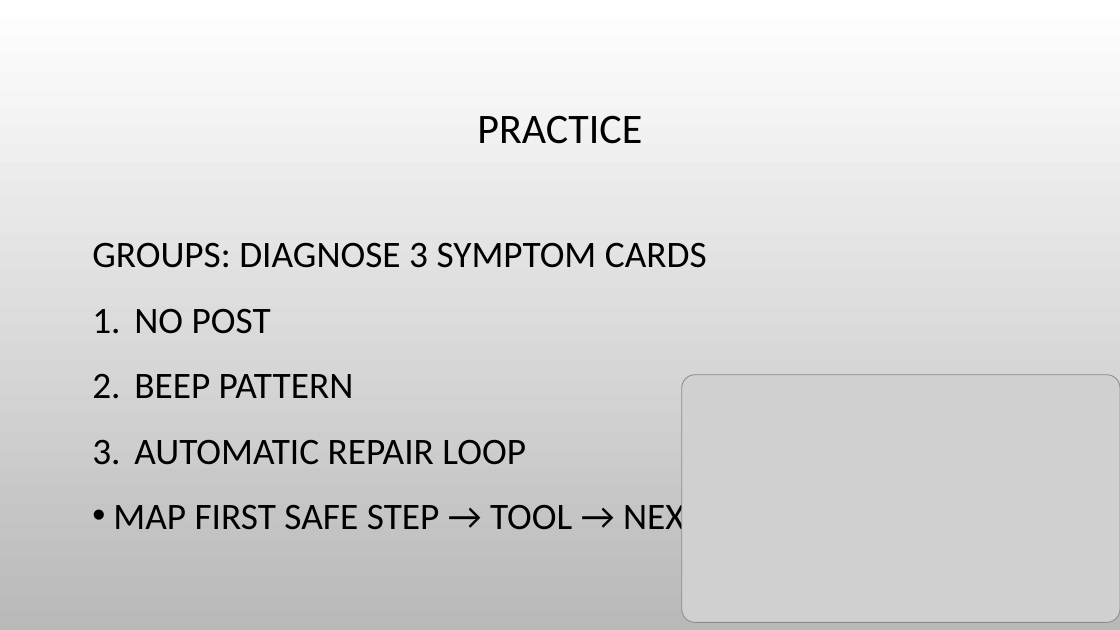
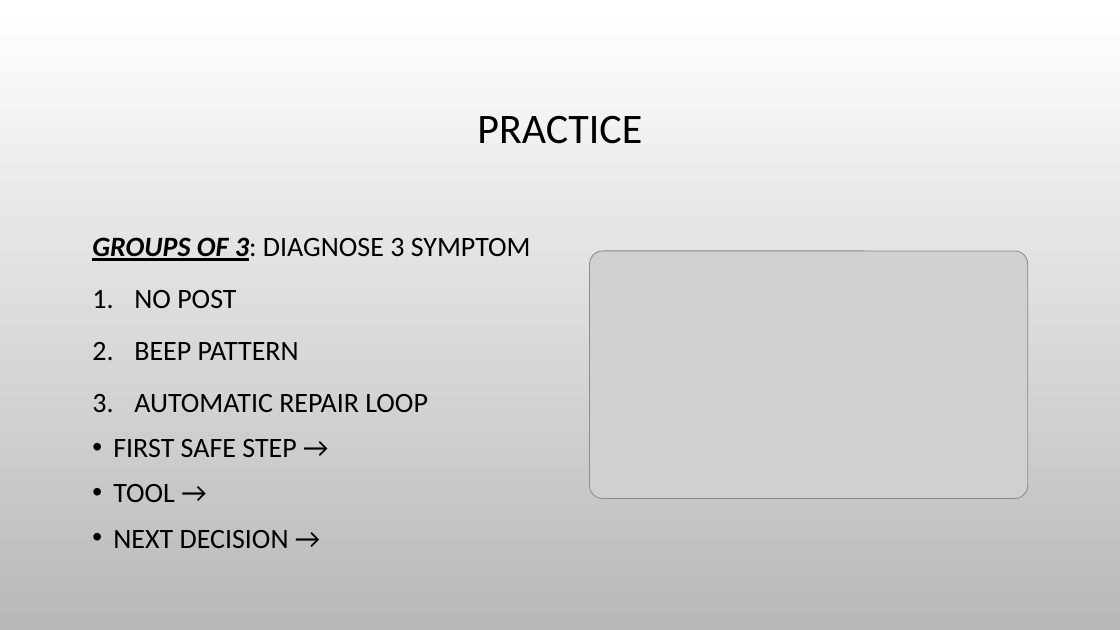
Before and after one commit to aspiece/CSGames, a slide deck: slide 6 of BootFailures.pptx (slide 7 before the commit). Drawn at 1120x630 pixels with LibreOffice and Linux fonts; fonts in the diff are those of the drawing; grey boxes stand for pictures; background and template pictures are left out. Boxes give left, top, right and bottom in pixels: in the first picture for what was removed or moved away, otherwise in the second. Text is boxed around its words. In the diff, an @@ line names an element or a change of style, - is before the commit and + after.

```diff
--- a/BootFailures.pptx
+++ b/BootFailures.pptx
@@ text at <box>92,237,531,261</box>: text changed; size 32 to 24 pt @@
-GROUPS: DIAGNOSE 3 SYMPTOM CARDS
+GROUPS OF 3: DIAGNOSE 3 SYMPTOM
@@ picture: place and size @@
-picture at <box>682,375,1120,623</box>
+picture at <box>590,251,1028,499</box>
@@ text at <box>134,290,428,412</box>: size 32 to 24 pt in "NO POST", "BEEP PATTERN", "AUTOMATIC REPAIR LOOP" @@
@@ text at <box>113,439,296,548</box>: text changed; size 32 to 24 pt @@
-• MAP FIRST SAFE STEP → TOOL → NEXT DECISION
+• FIRST SAFE STEP →
+• TOOL →
+• NEXT DECISION →
```
Also in this commit, not shown: 3 other slides changed, 1 slide removed.
